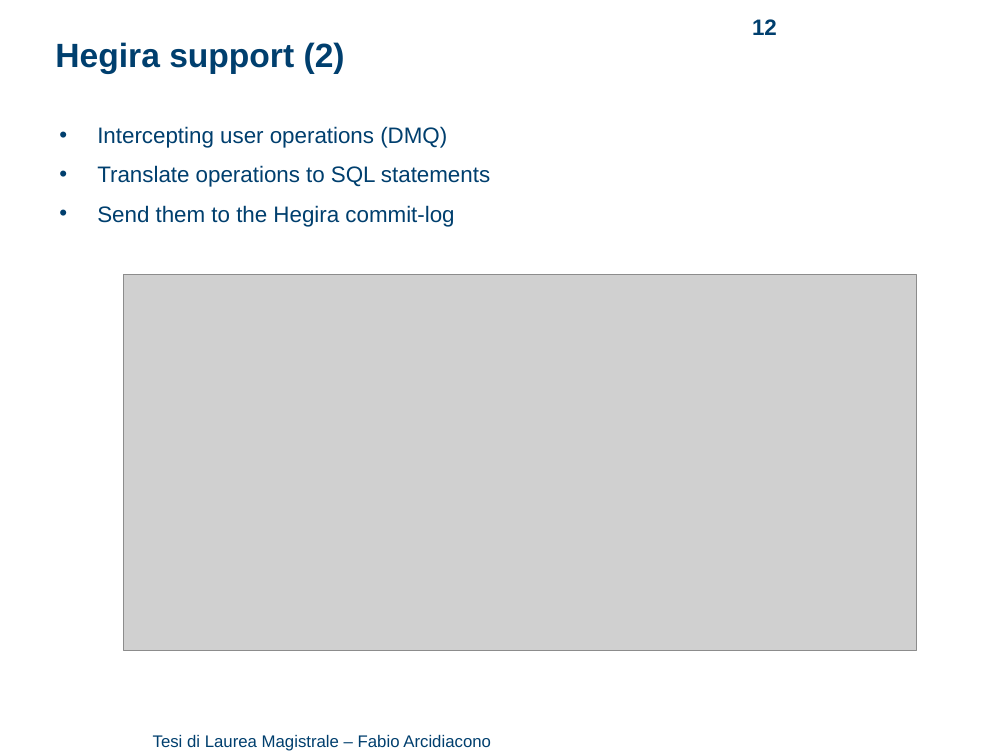
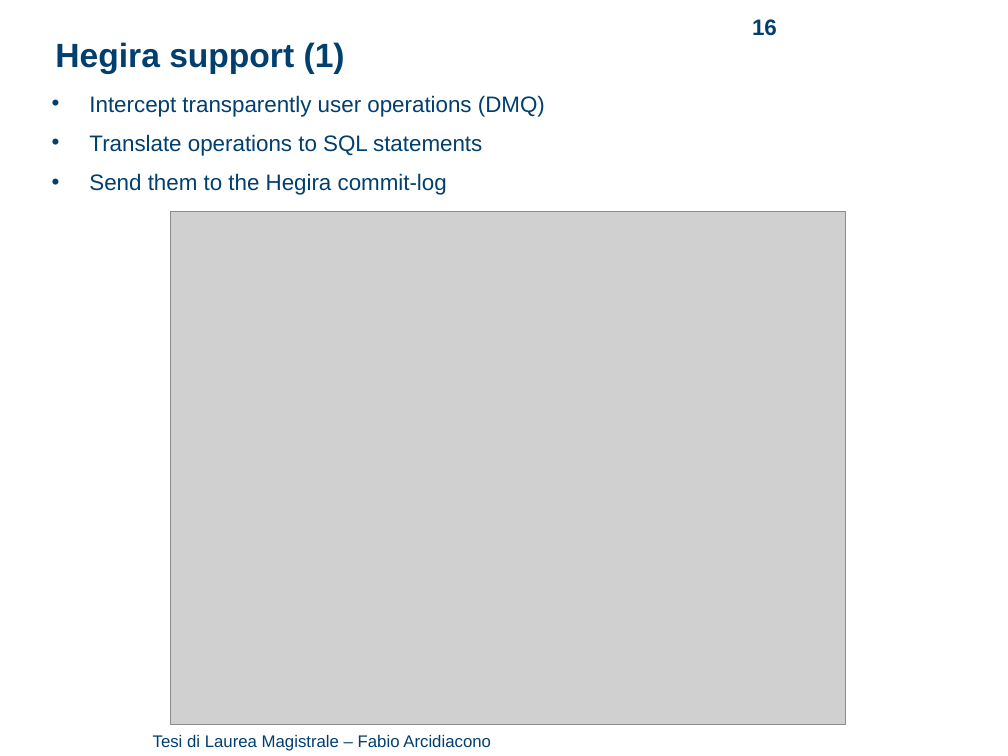
Before and after one commit to arci/thesis, a slide deck: slide 16 of presentation/ThesisPresentation.ppt (slide 12 before the commit). Drawn at 1008x756 pixels with LibreOffice and Linux fonts; fonts in the diff are those of the drawing; grey boxes stand for pictures; background and template pictures are left out. Boxes give left, top, right and bottom in pixels: in the first picture for what was removed or moved away, otherwise in the second. Text is boxed around its words. In the diff, an @@ line names an element or a change of style, - is before the commit and + after.

```diff
--- a/presentation/ThesisPresentation.ppt
+++ b/presentation/ThesisPresentation.ppt
@@ page number at (x1=752, y1=19, x2=777, y2=36): text changed @@
-12
+16
@@ text at (x1=55, y1=42, x2=345, y2=74): text changed @@
-Hegira support (2)
+Hegira support (1)
@@ text "Intercept transparently user operations (DMQ)" moved from (x1=97, y1=126, x2=490, y2=227) to (x1=89, y1=95, x2=545, y2=195) @@
@@ text at (x1=89, y1=95, x2=545, y2=117): text changed @@
-• Intercepting user operations (DMQ)
+• Intercept transparently user operations (DMQ)
@@ picture resized from (x1=123, y1=275, x2=916, y2=651) to (x1=170, y1=212, x2=845, y2=726) @@
```
Also in this commit, not shown: 11 other slides changed, 12 slides added, 1 slide removed, 14 other files.
